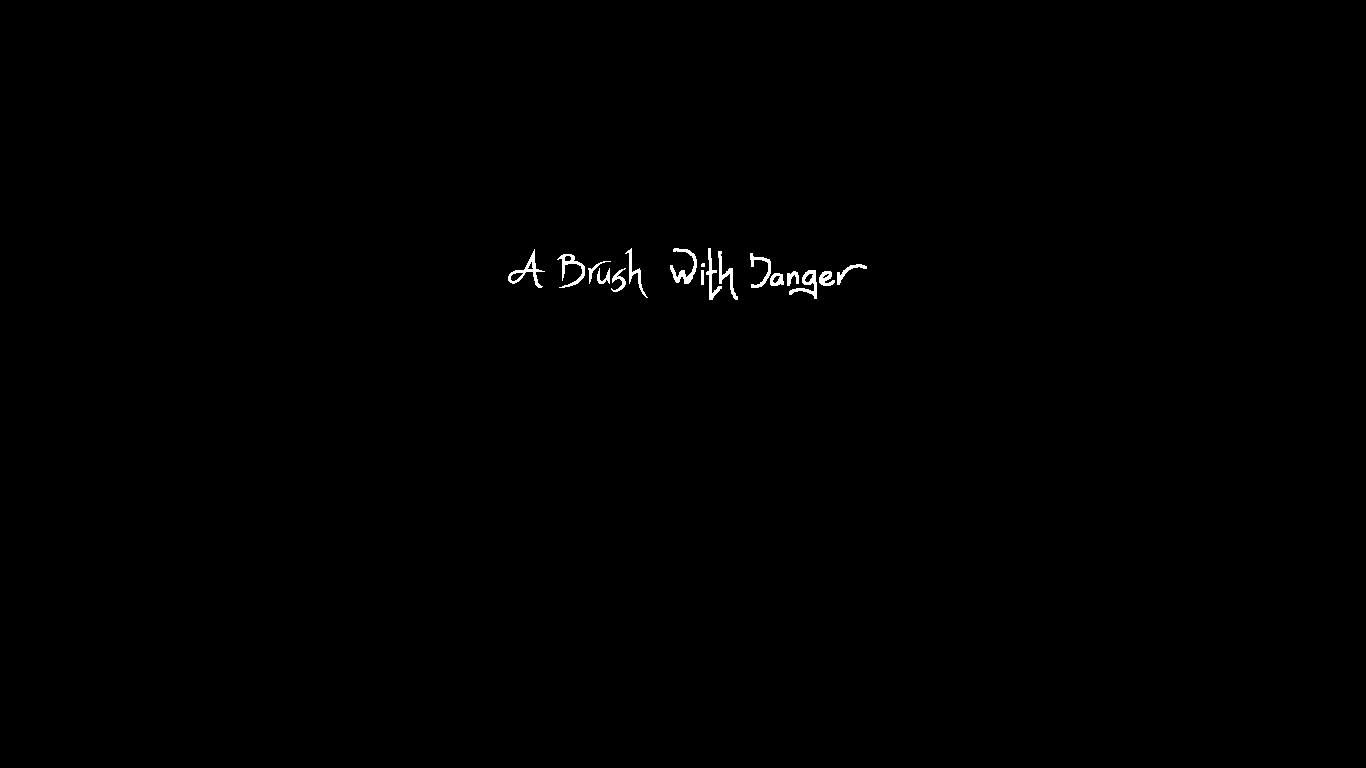
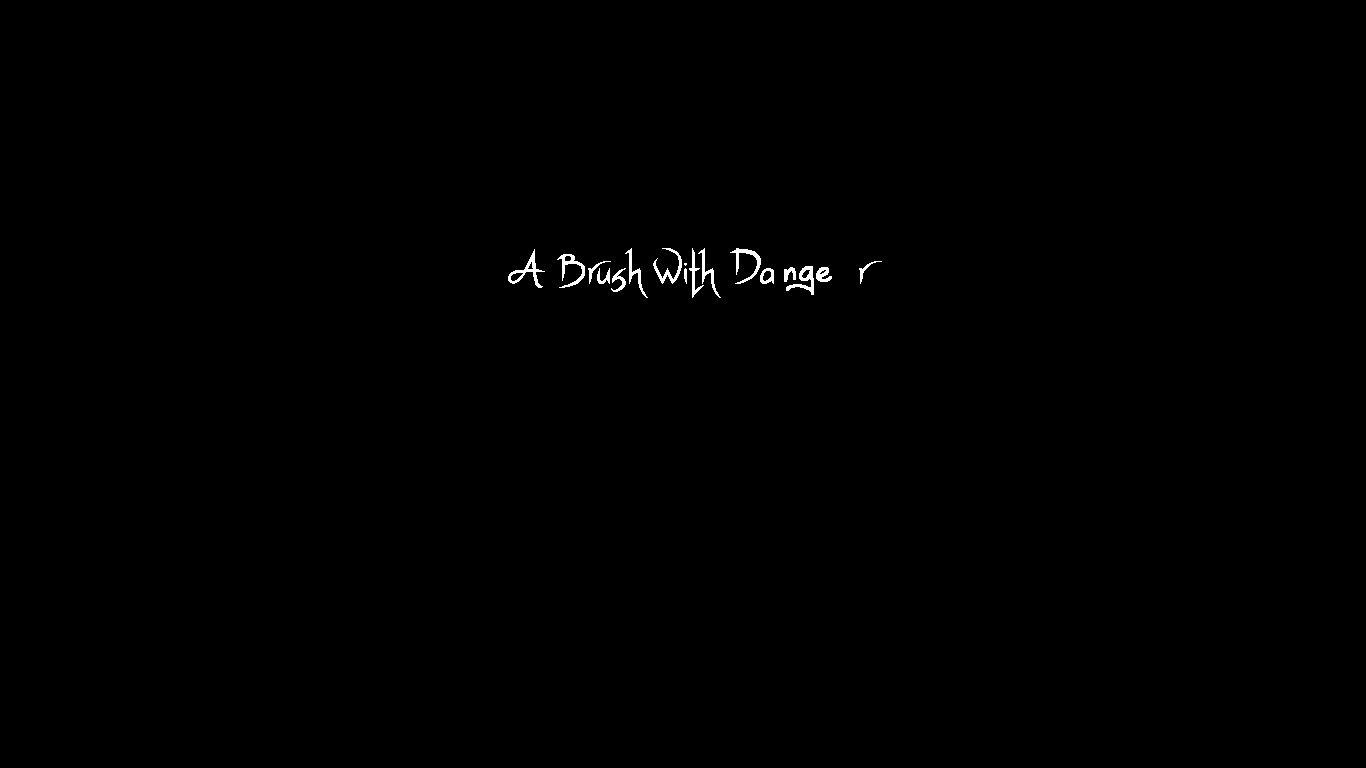
Revision of a layered (1366, 768) image; what changed, layer by layer:
added layer "Layer 6" above "Layer 5" over [859, 261, 882, 284]
painted on "Layer 5" over [653, 248, 867, 300]
